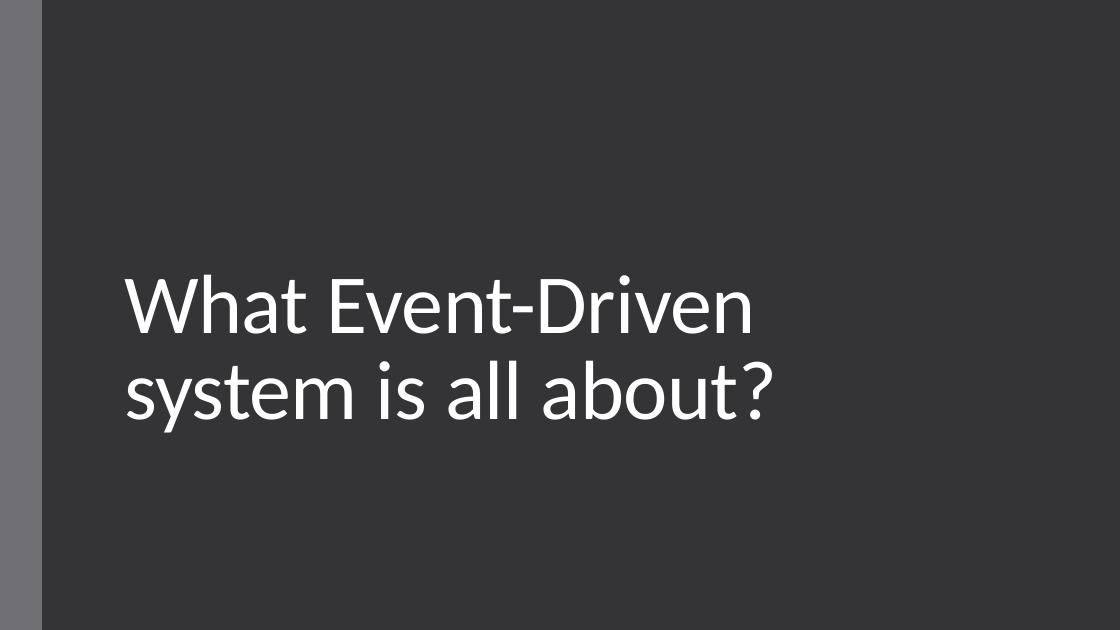
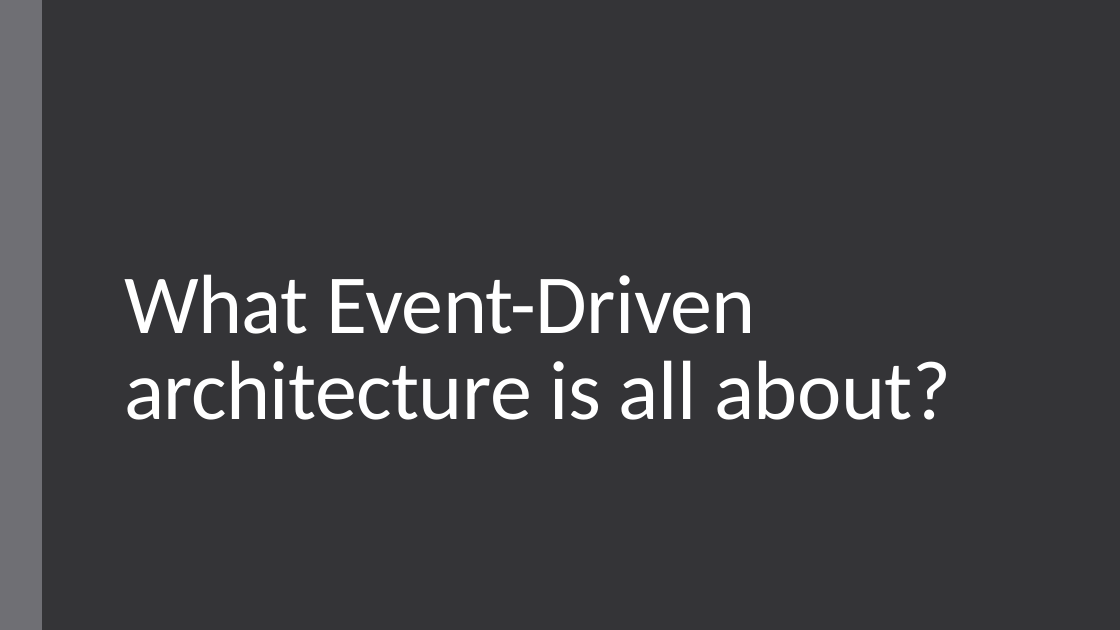
Before and after one commit to andrii-litvinov/event-driven-mongodb, a slide deck: slide 3 of t18-event-mongodb.pptx. Drawn at 1120x630 pixels with LibreOffice and Linux fonts; fonts in the diff are those of the drawing. Boxes give left, top, right and bottom in pixels: in the first picture for what was removed or moved away, otherwise in the second. Text is boxed around its words. In the diff, an @@ line names an element or a change of style, - is before the commit and + after.

Commit message:
Add some more slides

```diff
--- a/t18-event-mongodb.pptx
+++ b/t18-event-mongodb.pptx
@@ title at box(124, 274, 951, 420): text changed @@
-What Event-Driven system is all about?
+What Event-Driven architecture is all about?
```
Also in this commit, not shown: 1 other slide changed, 4 slides added.
